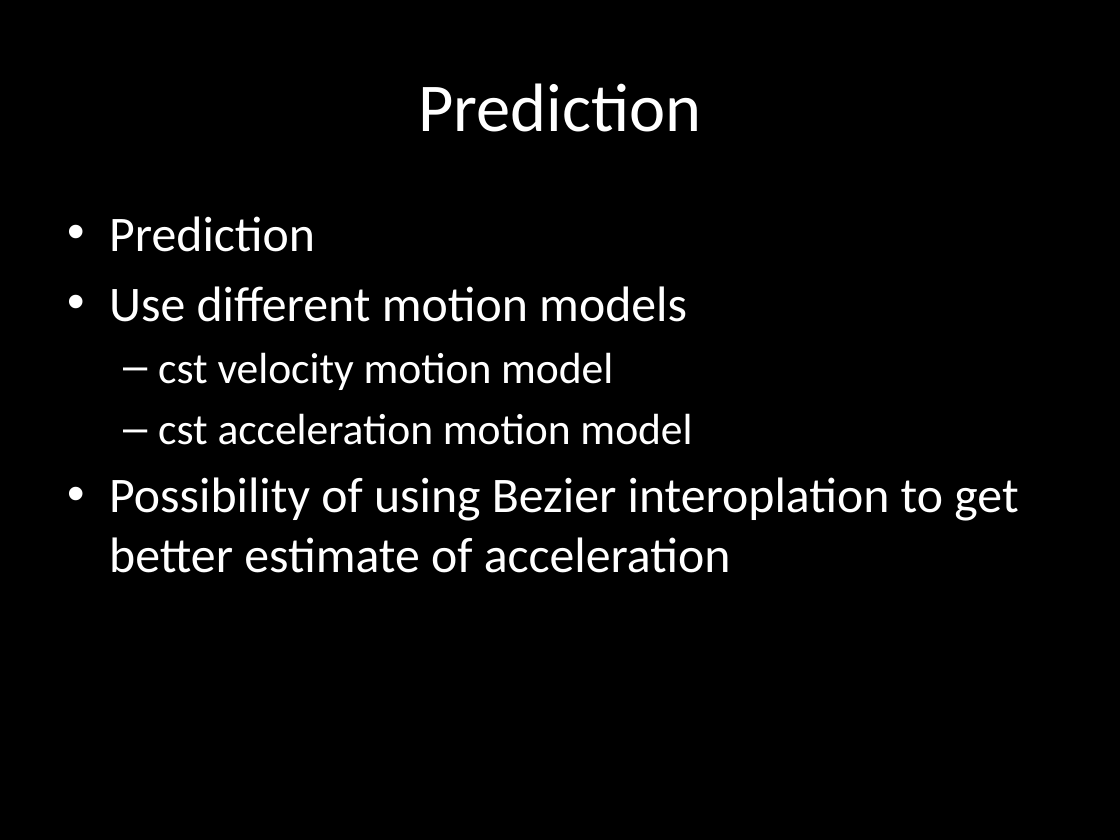
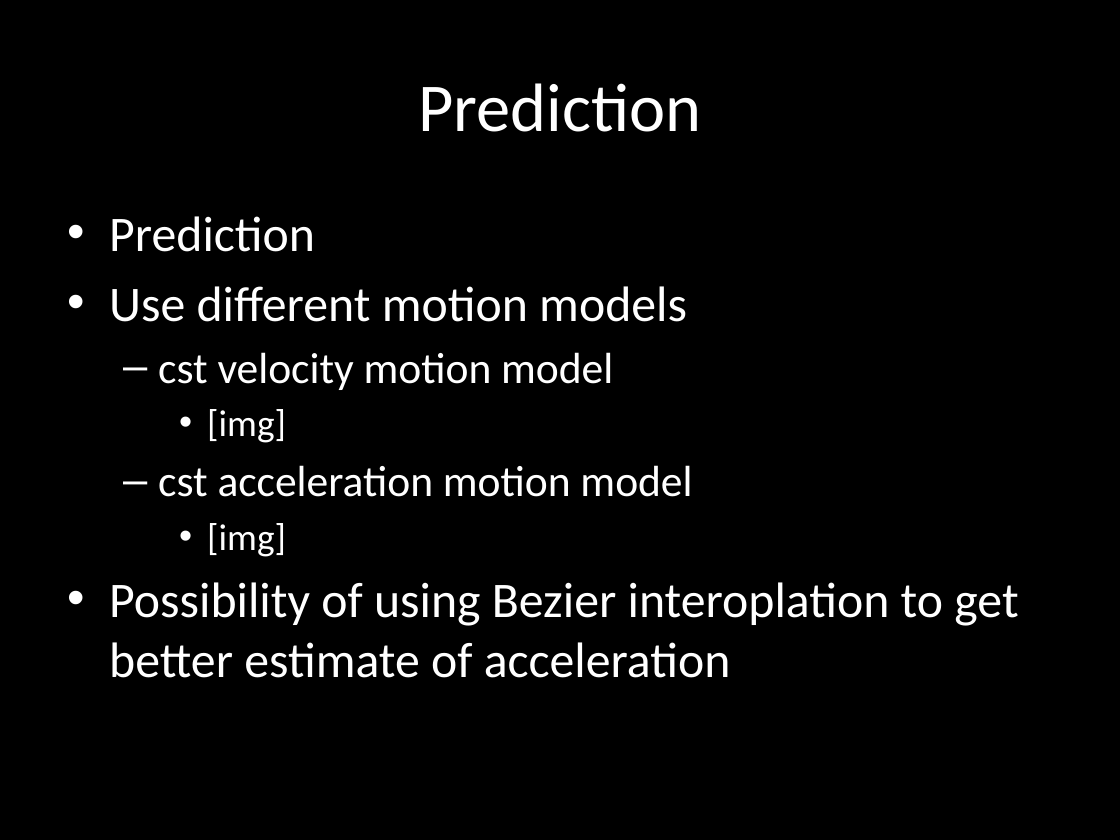
Before and after one commit to SyrianSpock/project-quadrotor-chase, a slide deck: slide 4 of Presentation/Presentation.pptx. Drawn at 1120x840 pixels with LibreOffice and Linux fonts; fonts in the diff are those of the drawing. Boxes give left, top, right and bottom in pixels: in the first picture for what was removed or moved away, otherwise in the second. Text is boxed around its words. In the diff, an @@ line names an element or a change of style, - is before the commit and + after.

Commit message:
Presentation : small changes

```diff
--- a/Presentation/Presentation.pptx
+++ b/Presentation/Presentation.pptx
@@ text at <box>207,409,286,443</box>: paragraph added @@
+    • [img]
@@ text at <box>207,523,286,557</box>: paragraph added @@
+    • [img]
```
Also in this commit, not shown: 2 other slides changed.
